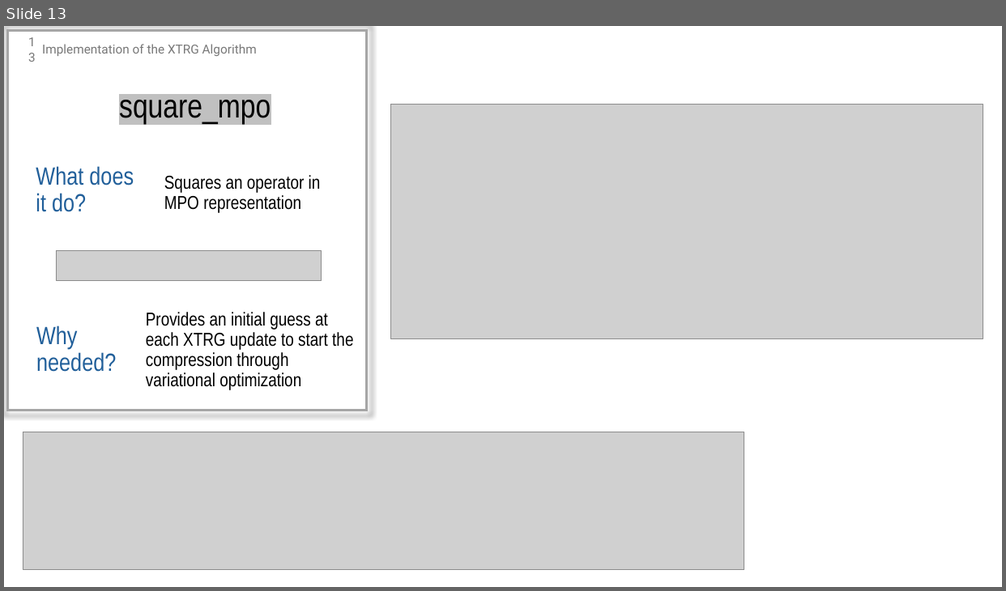
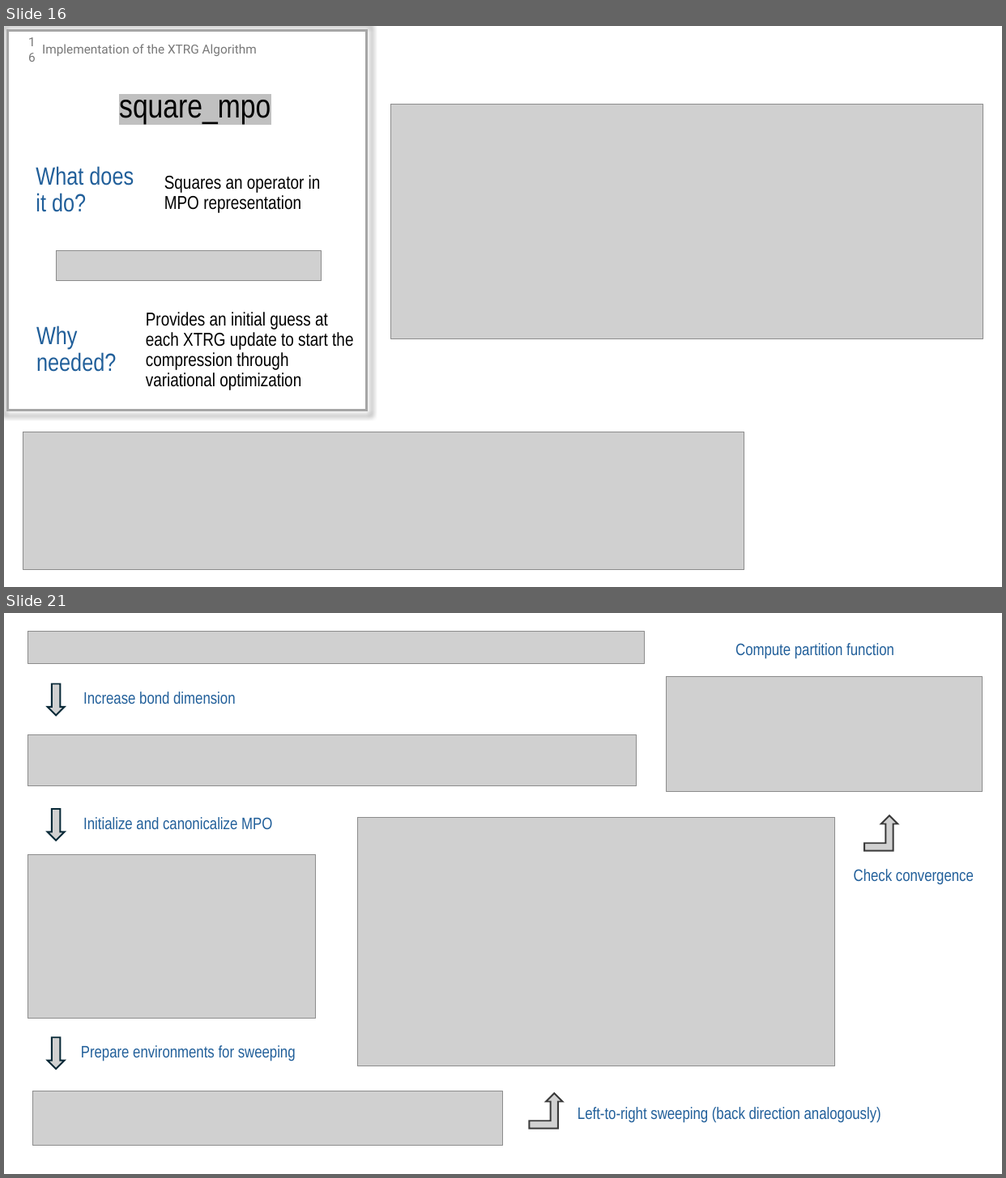
Before and after one commit to MrHighsenberg/XTRG-Algorithm, a slide deck: presentation/Term_Project_XTRG_Presentation.pptx. Shown one above the other, each under a label of ours: slide 13 before the commit, slides 16 and 21 after it; the slides between them are not shown. The pictures are 1006x591 and 1006x1178 pixels, drawn with LibreOffice and Linux fonts; fonts in the diff are those of the drawing; grey boxes stand for pictures. Boxes give left, top, right and bottom in pixels: in the first picture for what was removed or moved away, otherwise in the second. Text is boxed around its words. In the diff, an @@ line names an element or a change of style, - is before the commit and + after.

```diff
--- a/presentation/Term_Project_XTRG_Presentation.pptx
+++ b/presentation/Term_Project_XTRG_Presentation.pptx
@@ slide 21 added at (x1=4, y1=613, x2=1002, y2=1174), background #FFFFFF @@
@@ picture added at (x1=27, y1=631, x2=644, y2=663) @@
@@ text added at (x1=735, y1=643, x2=894, y2=658), 16 pt, text #215F9A @@
+Compute partition function
@@ right arrow added at (x1=47, y1=683, x2=64, y2=715), fill #D1D1D1, outline #092A39 1.5 pt @@
@@ picture added at (x1=667, y1=676, x2=982, y2=791) @@
@@ text added at (x1=83, y1=692, x2=235, y2=704), 16 pt, text #215F9A @@
+Increase bond dimension
@@ picture added at (x1=27, y1=735, x2=637, y2=786) @@
@@ right arrow added at (x1=47, y1=810, x2=64, y2=841), fill #D1D1D1, outline #092A39 1.5 pt @@
@@ text added at (x1=83, y1=817, x2=272, y2=829), 16 pt, text #215F9A @@
+Initialize and canonicalize MPO
@@ picture added at (x1=357, y1=817, x2=835, y2=1066) @@
@@ bent up arrow added at (x1=865, y1=815, x2=898, y2=851), fill #D1D1D1, outline #3A3A3A 1.5 pt @@
@@ picture added at (x1=27, y1=855, x2=315, y2=1019) @@
@@ text added at (x1=854, y1=869, x2=974, y2=884), 16 pt, text #215F9A @@
+Check convergence
@@ right arrow added at (x1=47, y1=1038, x2=64, y2=1069), fill #D1D1D1, outline #092A39 1.5 pt @@
@@ text added at (x1=81, y1=1046, x2=296, y2=1062), 16 pt, text #215F9A @@
+Prepare environments for sweeping
@@ picture added at (x1=32, y1=1093, x2=503, y2=1146) @@
@@ bent up arrow added at (x1=530, y1=1093, x2=563, y2=1129), fill #D1D1D1, outline #3A3A3A 1.5 pt @@
@@ text added at (x1=577, y1=1107, x2=881, y2=1123), 16 pt, text #215F9A @@
+Left-to-right sweeping (back direction analogously)
@@ what was slide 13 is now slide 16 @@
@@ page number at (x1=14, y1=34, x2=43, y2=64): text changed @@
-13
+16
```
Also in this commit, not shown: 23 slides changed, 4 other slides added, 2 slides removed, 7 other files.
